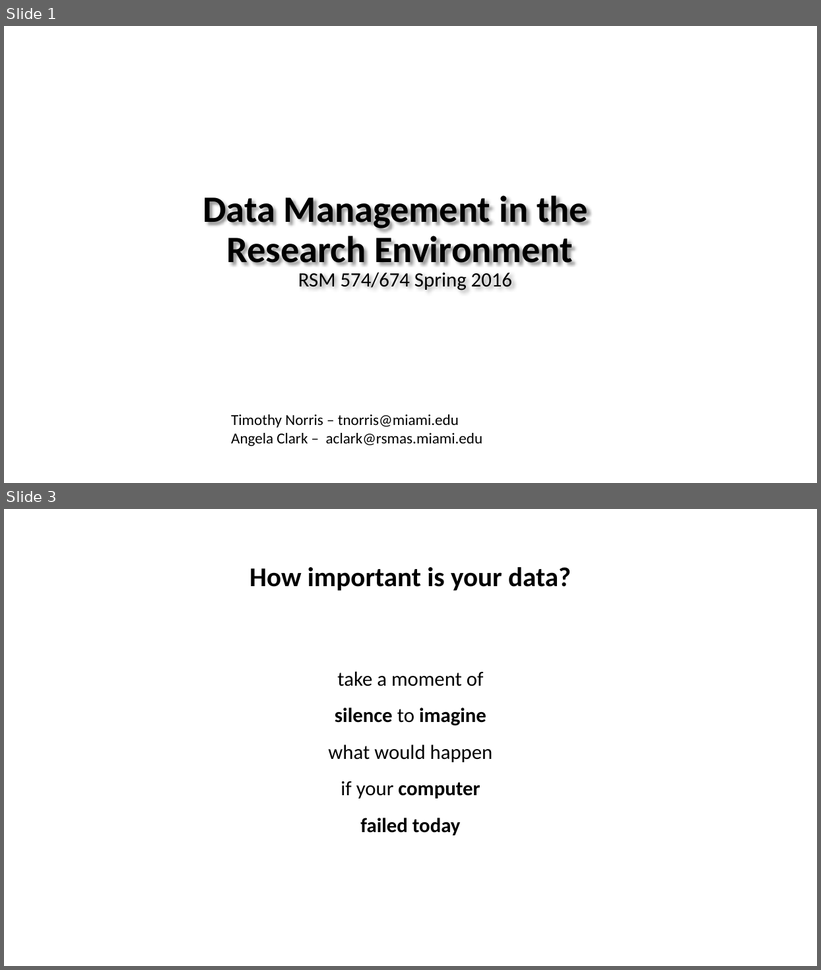
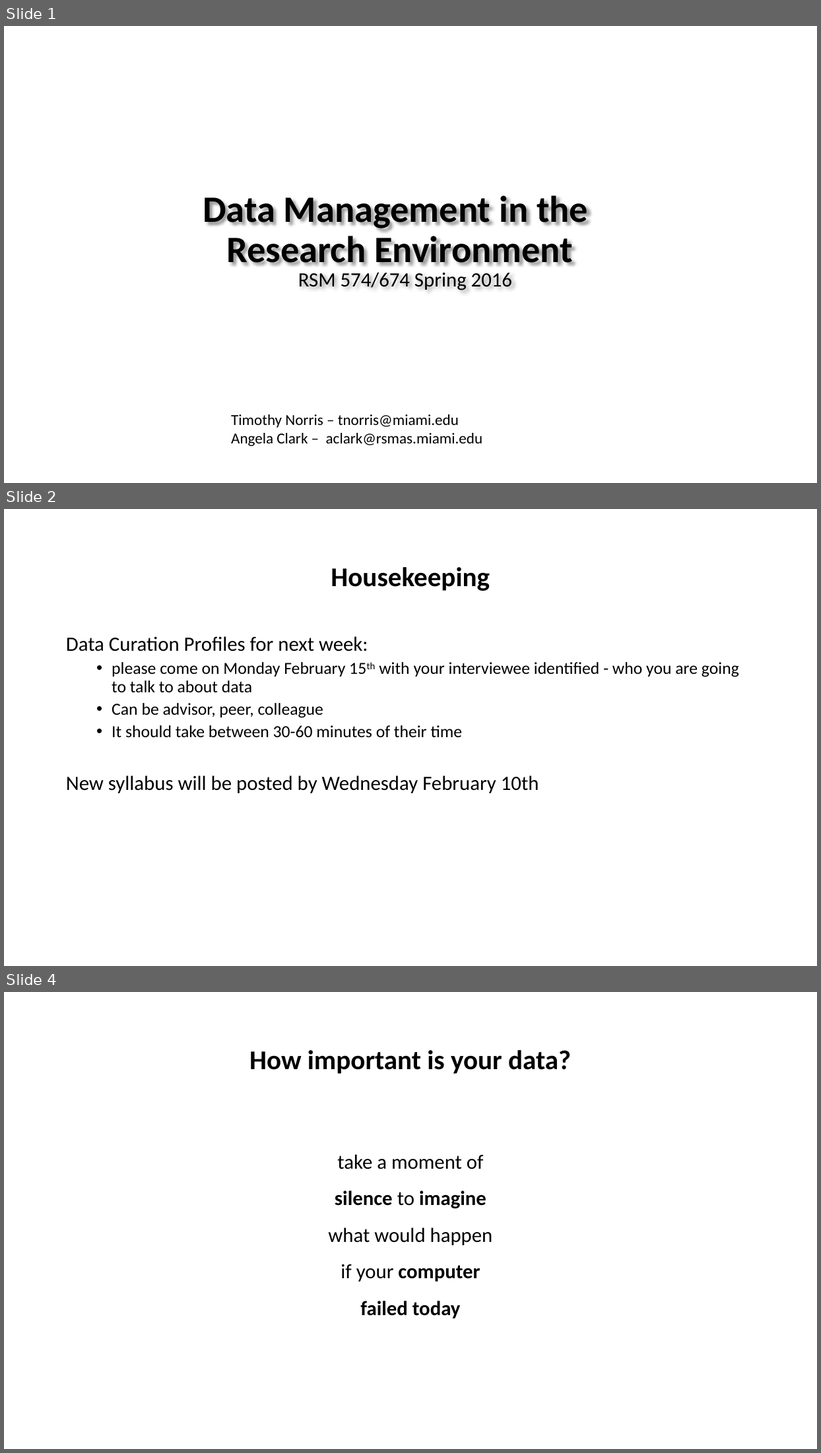
Before and after one commit to tibbben/teaching.data.literacy, a slide deck: UM_DataManagementClass/Lessons/05/05_FirstMeeting.pptx. Shown one above the other, each under a label of ours: slides 1 and 3 before the commit, slides 1, 2 and 4 after it; the slides between them are not shown. The pictures are 821x970 and 821x1453 pixels, drawn with LibreOffice and Linux fonts; fonts in the diff are those of the drawing; background and template pictures are left out. Boxes give left, top, right and bottom in pixels: in the first picture for what was removed or moved away, otherwise in the second. Text is boxed around its words. In the diff, an @@ line names an element or a change of style, - is before the commit and + after.

```diff
--- a/UM_DataManagementClass/Lessons/05/05_FirstMeeting.pptx
+++ b/UM_DataManagementClass/Lessons/05/05_FirstMeeting.pptx
@@ slide 2 added at bbox=[4, 509, 817, 966], background #FFFFFF @@
@@ title added at bbox=[331, 567, 490, 591], 32 pt, text #000000, bold @@
+Housekeeping
@@ text added at bbox=[66, 636, 739, 793], 20 pt, text #000000 @@
+Data Curation Profiles for next week:
+  • please come on Monday February 15th with your interviewee identified - who you are going to talk to about data
+  • Can be advisor, peer, colleague
+  • It should take between 30-60 minutes of their time
+New syllabus will be posted by Wednesday February 10th
@@ what was slide 3 is now slide 4 @@
```
Also in this commit, not shown: 10 slides changed, 2 other files.
